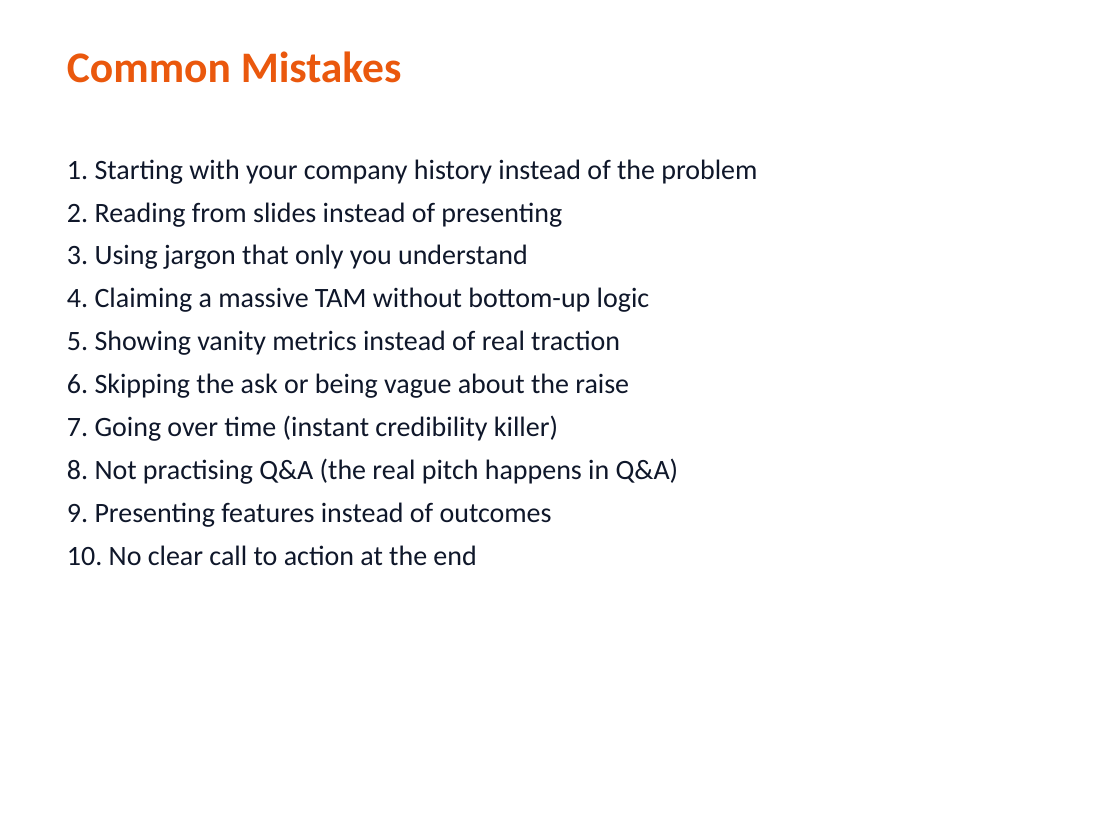
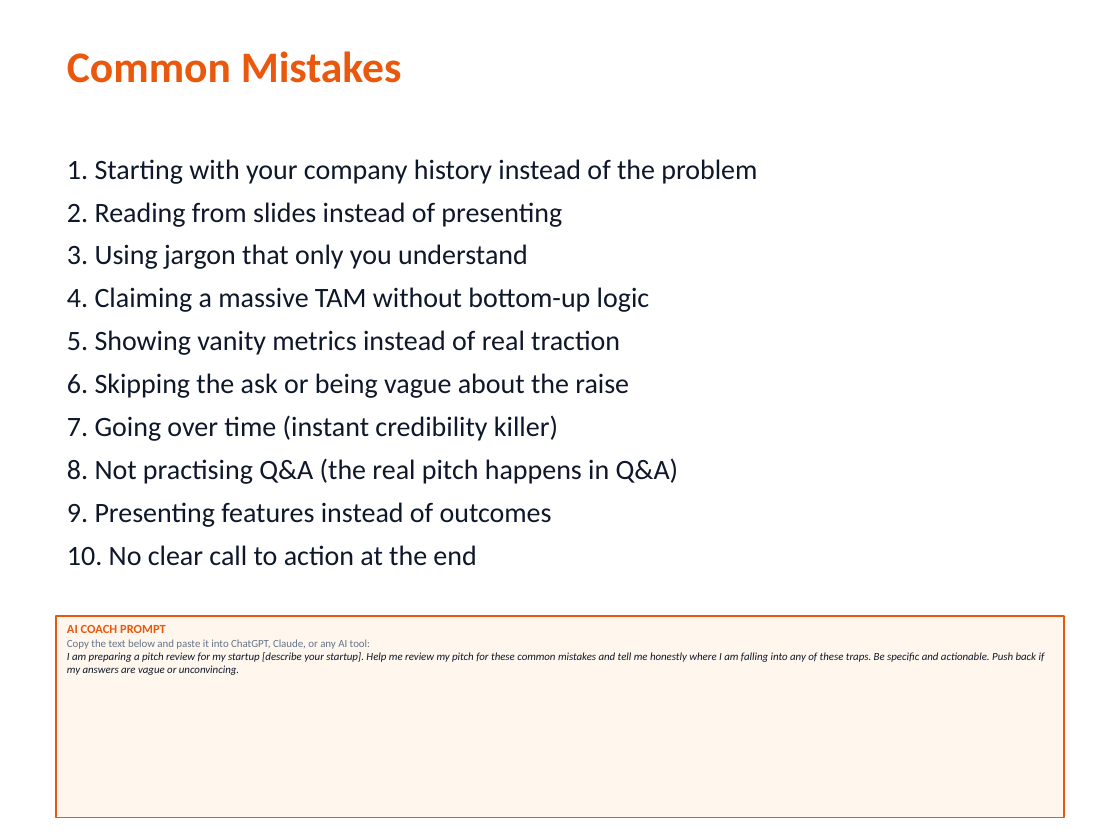
Before and after one commit to TheGinjaNinja/gnv-fundraising-workshop, a slide deck: slide 5 of low-tech/demo-day-prep.pptx. Drawn at 1120x840 pixels with LibreOffice and Linux fonts; fonts in the diff are those of the drawing. Boxes give left, top, right and bottom in pixels: in the first picture for what was removed or moved away, otherwise in the second. Text is boxed around its words. In the diff, an @@ line names an element or a change of style, - is before the commit and + after.

```diff
--- a/low-tech/demo-day-prep.pptx
+++ b/low-tech/demo-day-prep.pptx
@@ rectangle added at (56,616,1064,818), fill #FFF7ED, outline #EA580D 1 pt, 7 pt, text #0F172A, italic @@
+AI COACH PROMPT
+Copy the text below and paste it into ChatGPT, Claude, or any AI tool:
+I am preparing a pitch review for my startup [describe your startup]. Help me review my pitch for these common mistakes and tell me honestly where I am falling into any of these traps. Be specific and actionable. Push back if my answers are vague or unconvincing.
```
Also in this commit, not shown: 5 other slides changed, 3 other files.
